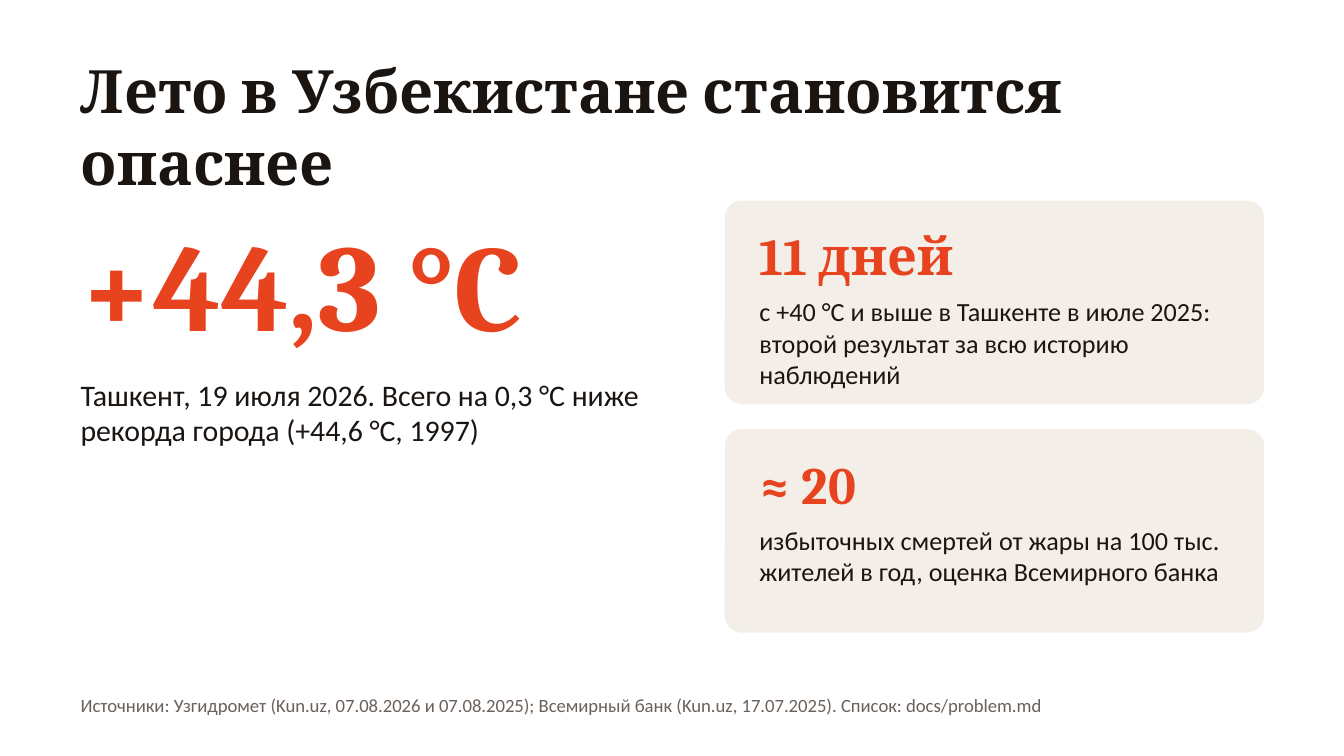
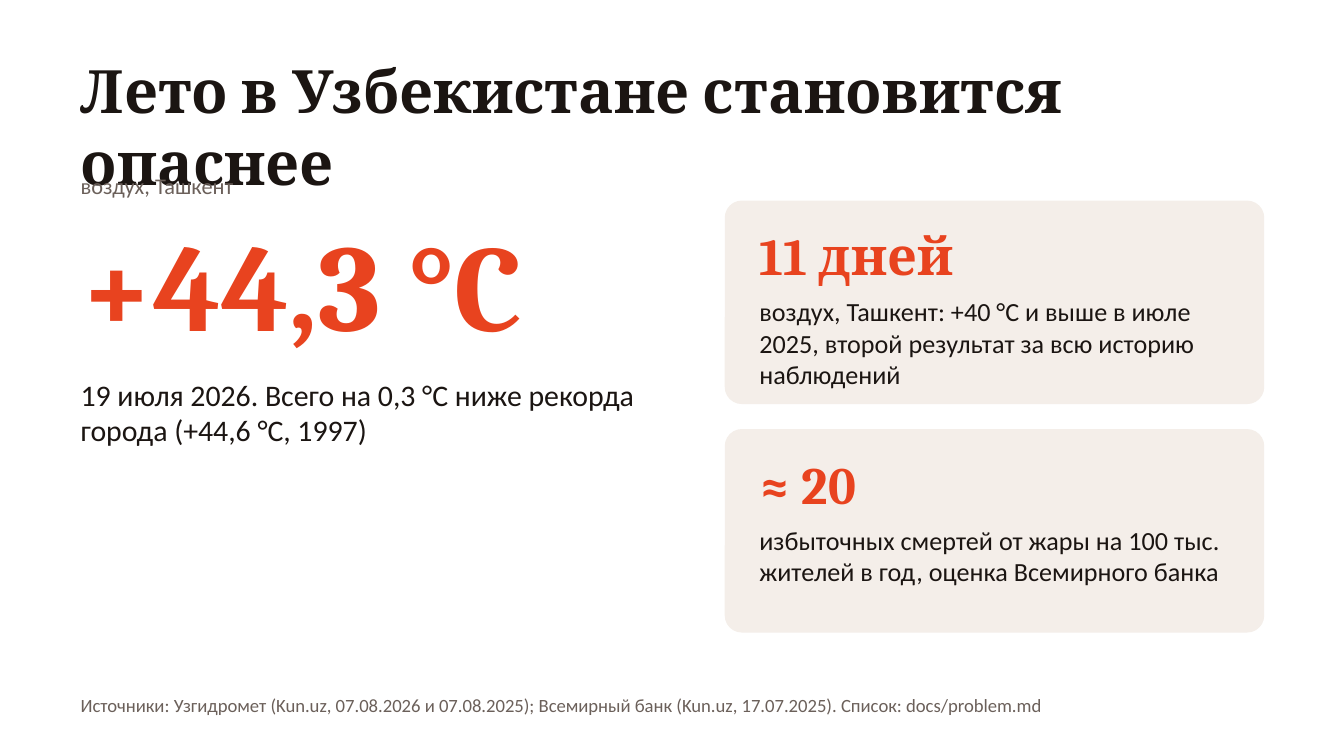
Before and after one commit to root3315/uzha-heat, a slide deck: slide 2 of docs/uzha-pitch.pptx. Drawn at 1344x756 pixels with LibreOffice and Linux fonts; fonts in the diff are those of the drawing. Boxes give left, top, right and bottom in pixels: in the first picture for what was removed or moved away, otherwise in the second. Text is boxed around its words. In the diff, an @@ line names an element or a change of style, - is before the commit and + after.

```diff
--- a/docs/uzha-pitch.pptx
+++ b/docs/uzha-pitch.pptx
@@ text added at [81, 175, 233, 198], 12 pt, text #6B605A @@
+воздух, Ташкент
@@ text at [759, 303, 1194, 389]: text changed @@
-с +40 °C и выше в Ташкенте в июле 2025: второй результат за всю историю наблюдений
+воздух, Ташкент: +40 °C и выше в июле 2025, второй результат за всю историю наблюдений
@@ text at [81, 385, 634, 446]: text changed @@
-Ташкент, 19 июля 2026. Всего на 0,3 °C ниже рекорда города (+44,6 °C, 1997)
+19 июля 2026. Всего на 0,3 °C ниже рекорда города (+44,6 °C, 1997)
```
Also in this commit, not shown: 7 other slides changed, 1 slide added, 2 slides removed.
